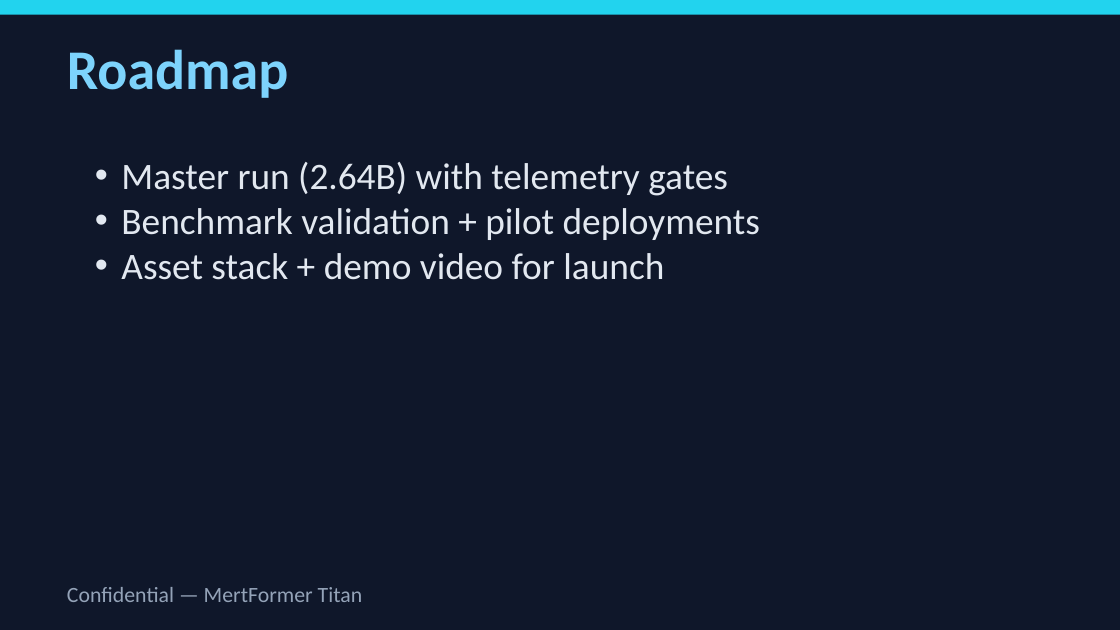
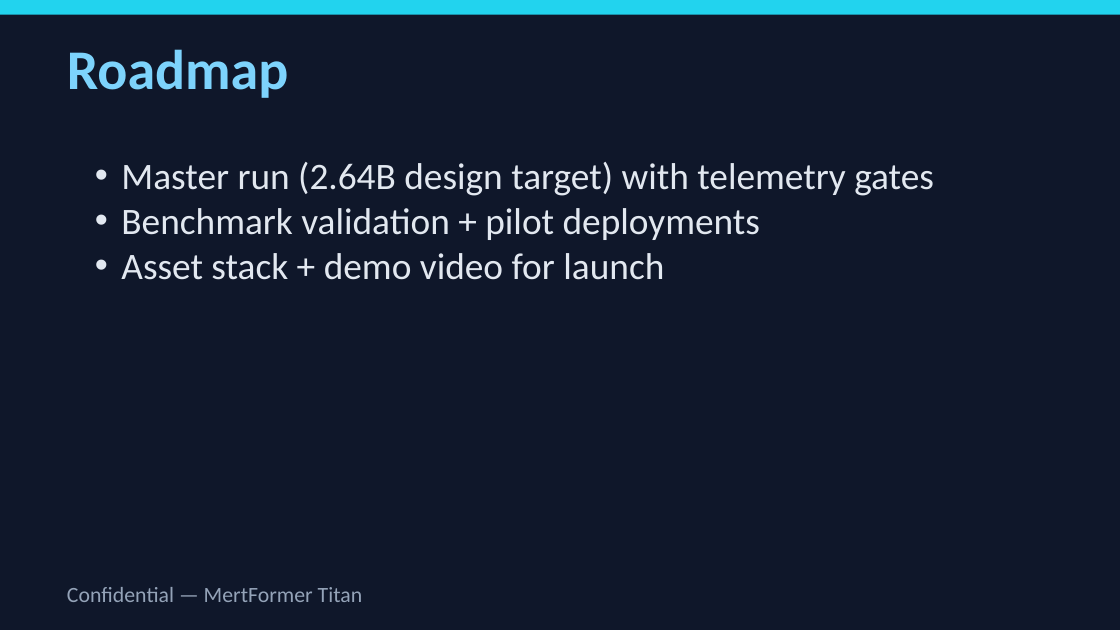
Before and after one commit to latentcore/mertformer-titan-core, a slide deck: slide 11 of reports/investor_deck.pptx. Drawn at 1120x630 pixels with LibreOffice and Linux fonts; fonts in the diff are those of the drawing. Boxes give left, top, right and bottom in pixels: in the first picture for what was removed or moved away, otherwise in the second. Text is boxed around its words. In the diff, an @@ line names an element or a change of style, - is before the commit and + after.

```diff
--- a/reports/investor_deck.pptx
+++ b/reports/investor_deck.pptx
@@ text at [121,162,934,196]: text changed @@
-• Master run (2.64B) with telemetry gates
+• Master run (2.64B design target) with telemetry gates
```
Also in this commit, not shown: 2 other slides changed, 42 other files.
